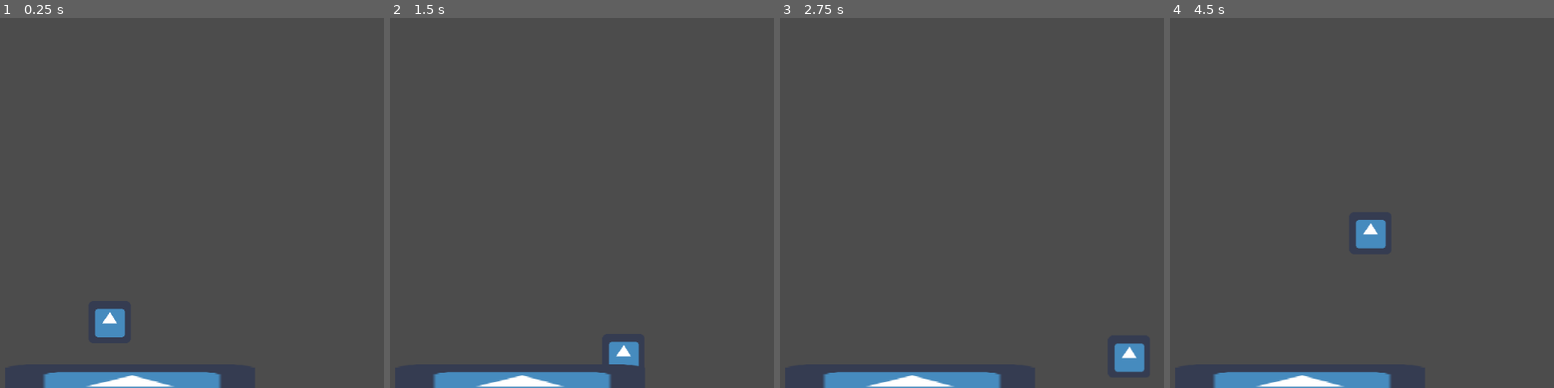
Above: before the commit, frames 1-4 (left to right).
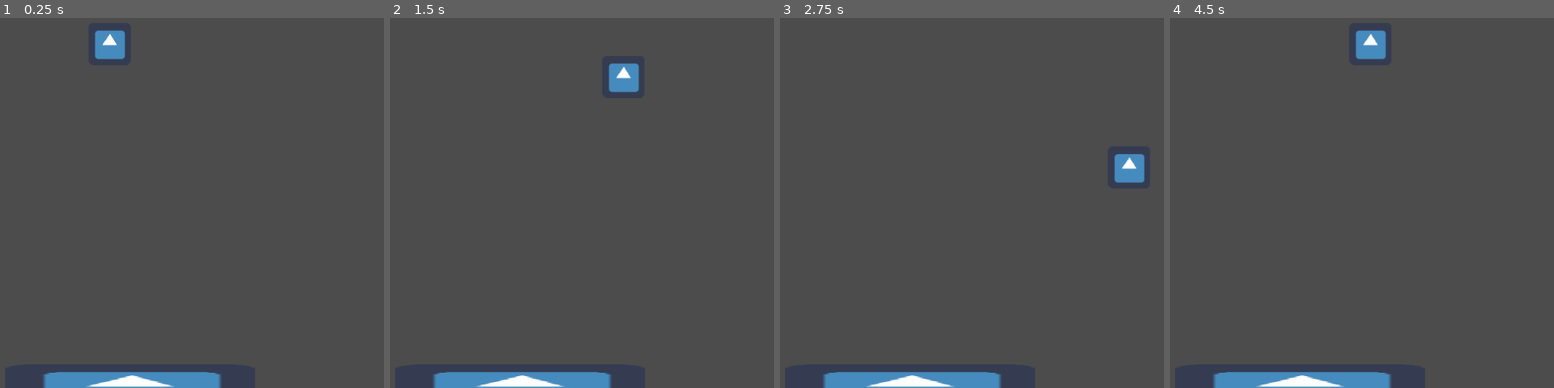
Above: after the commit, the same moments.

Repository: HenryFBP/2d-godot-game
Game: Godot game, scene res://icon.tscn
Same seed, same stepped clock (60 frames per second), same inputs: the game is played once before the commit and once after it. The engine's default icon, where the game draws it, is replaced by a stand-in: a white triangle on a blue panel in a dark square.
Inputs:
- Up to frame 1 (0.25 s): no input
- Up to frame 2 (1.5 s): tap Enter at 0.5 s; hold D (player_right) 0.53-1.28 s; hold S (player_down) from 1.28 s (still down)
- Up to frame 3 (2.75 s): release S (player_down) at 2.03 s; hold D (player_right) from 2.03 s (still down)
- Up to frame 4 (4.5 s): release D (player_right) at 2.78 s; hold W (player_up) 2.78-3.53 s; hold A (player_left) from 3.53 s (still down)

The runs differ from the first frame. In frame 1, 1.2% of the frame differs, in the area x 24-33%, y 3-87%; in frame 2, 1.1%; in frame 3, 1.2%; in frame 4, 1.3%, in the area x 48-57%, y 3-63%.

Commit message:
change to move_and_slide for better ground movement

Diff:
--- /dev/null
+++ b/Node2D.gd
@@ -0,0 +1,16 @@
+extends Node2D
+
+# class member variables go here, for example:
+# var a = 2
+# var b = "textvar"
+var grid = []
+
+func _ready():
+	# Called when the node is added to the scene for the first time.
+	# Initialization here
+	pass
+
+#func _process(delta):
+#	# Called every frame. Delta is time since last frame.
+#	# Update game logic here.
+#	pass
--- a/icon.tscn
+++ b/icon.tscn
@@ -1,7 +1,8 @@
-[gd_scene load_steps=5 format=2]
+[gd_scene load_steps=6 format=2]
 
 [ext_resource path="res://src/icon.gd" type="Script" id=1]
 [ext_resource path="res://icon.png" type="Texture" id=2]
+[ext_resource path="res://Node2D.gd" type="Script" id=3]
 
 [sub_resource type="RectangleShape2D" id=1]
 
@@ -20,7 +21,7 @@
 
 [node name="Player" type="KinematicBody2D" parent="." index="0"]
 
-position = Vector2( 500, 500 )
+position = Vector2( 500, 77.6582 )
 input_pickable = false
 collision_layer = 1
 collision_mask = 1
@@ -57,3 +58,7 @@
 position = Vector2( 530.886, 598.69 )
 scale = Vector2( 1.67999, 2.61876 )
 shape = SubResource( 2 )
+
+[node name="Node2D" type="Node2D" parent="." index="2"]
+
+script = ExtResource( 3 )
--- a/src/icon.gd
+++ b/src/icon.gd
@@ -23,4 +23,5 @@
 
 func _physics_process(delta):
 	get_input()
-	move_and_collide(velocity * delta)
+#	move_and_collide(velocity * delta)
+	move_and_slide(velocity, Vector2(0, -1))
